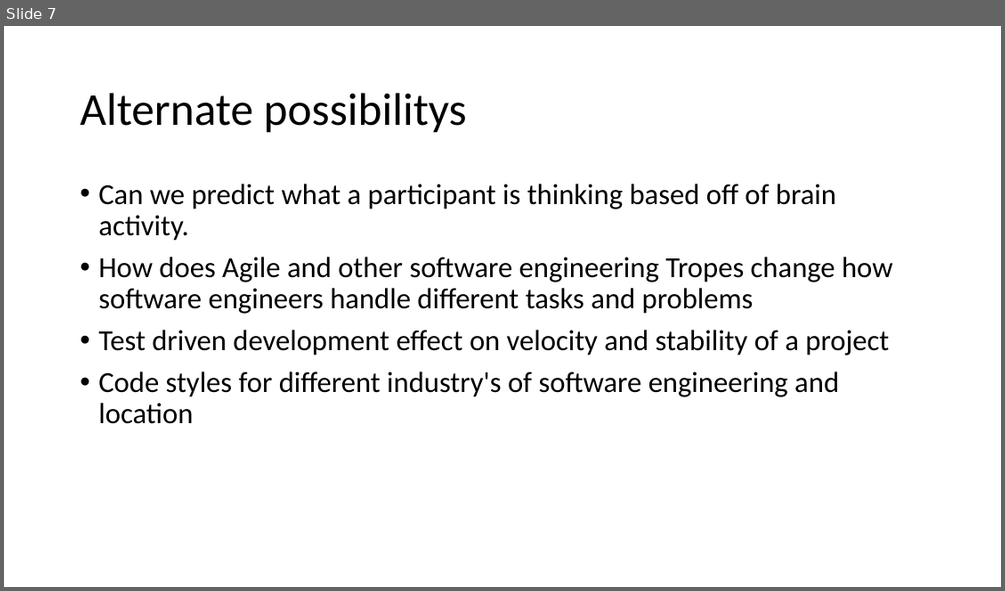
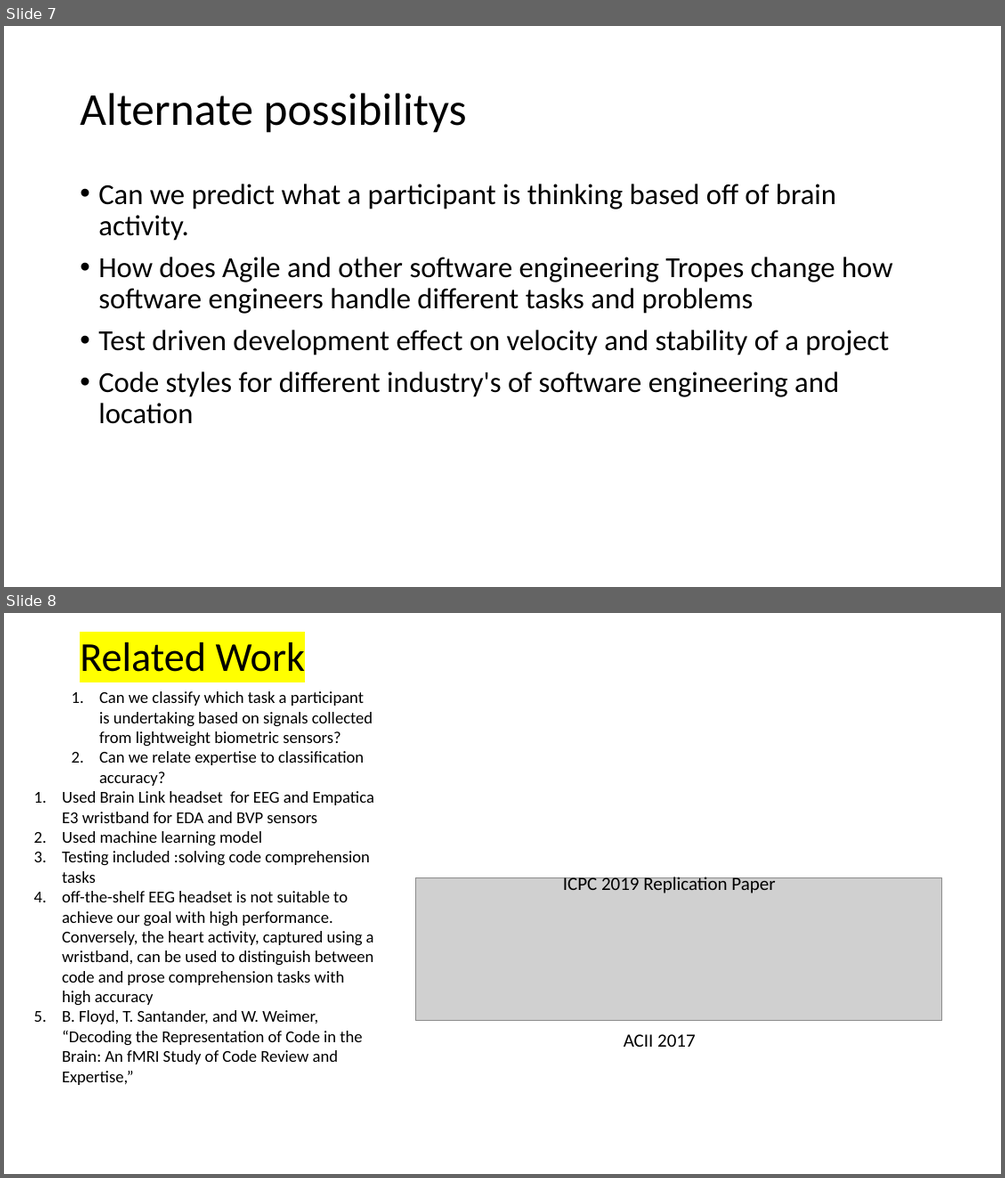
Before and after one commit to nauticalmonkey/CalPolyThesis, a slide deck: Thesis Idea.pptx. Shown one above the other, each under a label of ours: slide 7 before the commit, slides 7 and 8 after it. The pictures are 1005x591 and 1005x1178 pixels, drawn with LibreOffice and Linux fonts; fonts in the diff are those of the drawing; grey boxes stand for pictures. Boxes give left, top, right and bottom in pixels: in the first picture for what was removed or moved away, otherwise in the second. Text is boxed around its words. In the diff, an @@ line names an element or a change of style, - is before the commit and + after.

```diff
--- a/Thesis Idea.pptx
+++ b/Thesis Idea.pptx
@@ slide 8 added at [4,613,1001,1174], background #FFFFFF @@
@@ title added at [80,636,306,681], 39.6 pt, text #000000 @@
+Related Work
@@ text added at [62,691,374,1085], 16 pt, text #000000 @@
+  1. Can we classify which task a participant is undertaking based on signals collected from lightweight biometric sensors?
+  2. Can we relate expertise to classification accuracy?
+1. Used Brain Link headset for EEG and Empatica E3 wristband for EDA and BVP sensors
+2. Used machine learning model
+3. Testing included :solving code comprehension tasks
+4. off-the-shelf EEG headset is not suitable to achieve our goal with high performance. Conversely, the heart activity, captured using a wristband, can be used to distinguish between code and prose comprehension tasks with high accuracy
+5. B. Floyd, T. Santander, and W. Weimer, “Decoding the Representation of Code in the Brain: An fMRI Study of Code Review and Expertise,”
@@ picture added at [416,877,942,1021] @@
@@ text added at [563,875,775,893], 18 pt, text #000000 @@
+ICPC 2019 Replication Paper
@@ text added at [623,1034,696,1046], 18 pt, text #000000 @@
+ACII 2017
```
Also in this commit, not shown: 1 slide changed, 2 other slides added.
